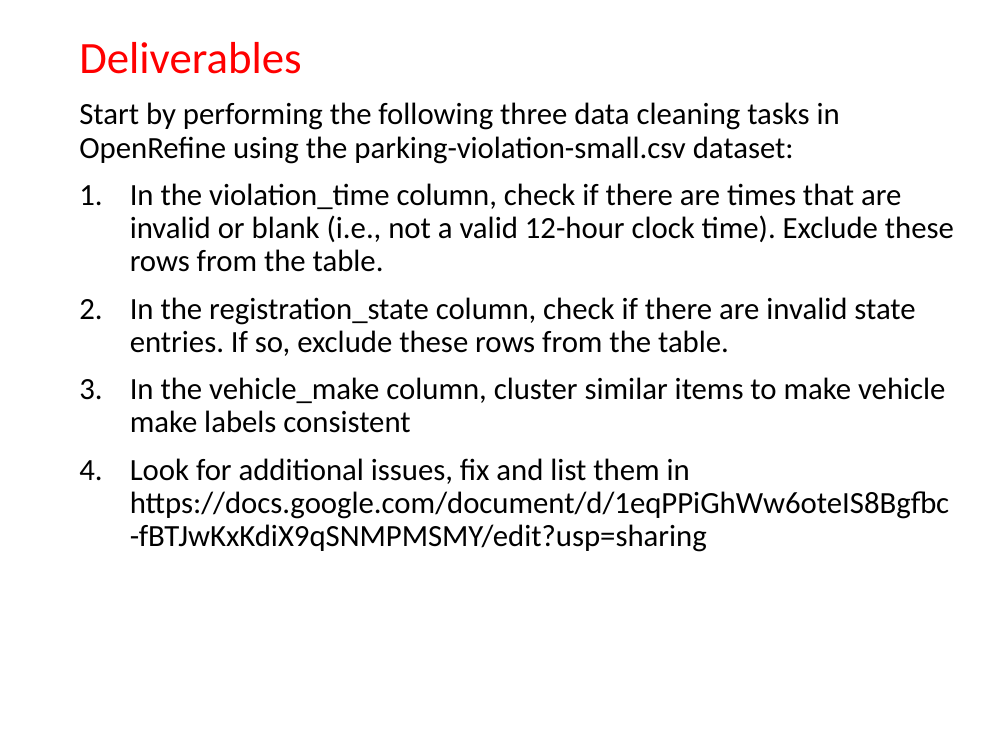
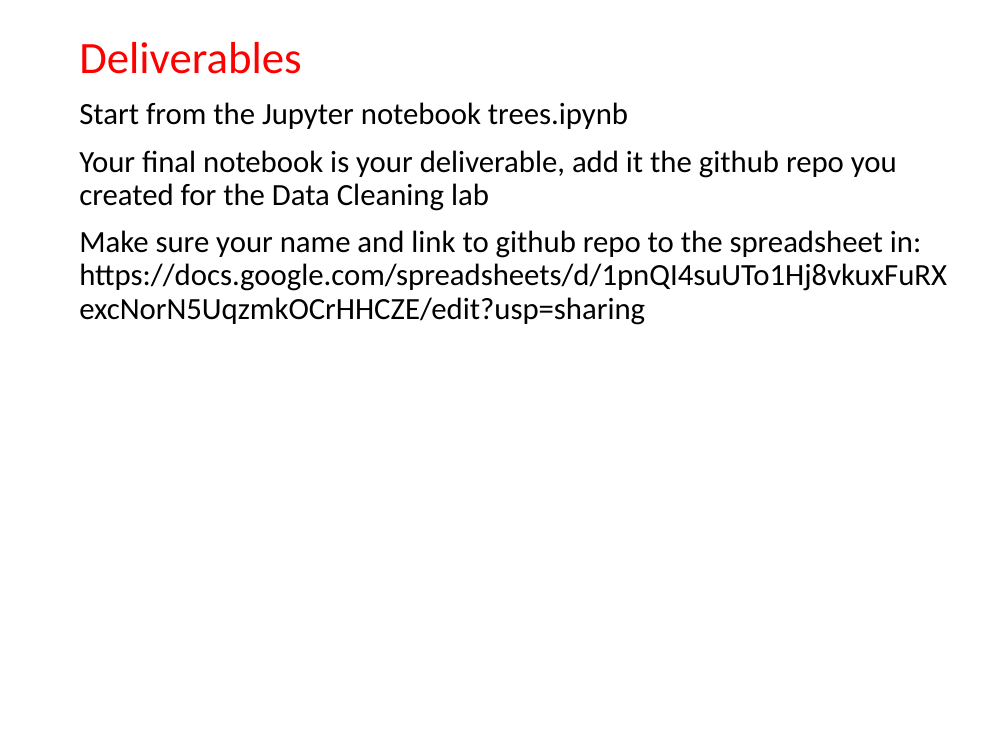
Before and after one commit to julianafreire/ACMSummerSchool2017, a slide deck: slide 6 of lab-data-exploration.pptx (slide 44 before the commit). Drawn at 1008x756 pixels with LibreOffice and Linux fonts; fonts in the diff are those of the drawing. Boxes give left, top, right and bottom in pixels: in the first picture for what was removed or moved away, otherwise in the second. Text is boxed around its words. In the diff, an @@ line names an element or a change of style, - is before the commit and + after.

```diff
--- a/lab-data-exploration.pptx
+++ b/lab-data-exploration.pptx
@@ text at <box>79,102,947,325</box>: text changed @@
-Start by performing the following three data cleaning tasks in OpenRefine using the parking-violation-small.csv dataset:
-1. In the violation_time column, check if there are times that are invalid or blank (i.e., not a valid 12-hour clock time). Exclude these rows from the table.
-2. In the registration_state column, check if there are invalid state entries. If so, exclude these rows from the table.
-3. In the vehicle_make column, cluster similar items to make vehicle make labels consistent
-4. Look for additional issues, fix and list them in https://docs.google.com/document/d/1eqPPiGhWw6oteIS8Bgfbc-fBTJwKxKdiX9qSNMPMSMY/edit?usp=sharing
+Start from the Jupyter notebook trees.ipynb
+Your final notebook is your deliverable, add it the github repo you created for the Data Cleaning lab
+Make sure your name and link to github repo to the spreadsheet in: https://docs.google.com/spreadsheets/d/1pnQI4suUTo1Hj8vkuxFuRXexcNorN5UqzmkOCrHHCZE/edit?usp=sharing
```
Also in this commit, not shown: 3 other slides changed, 1 slide added, 40 slides removed, 4 other files.
